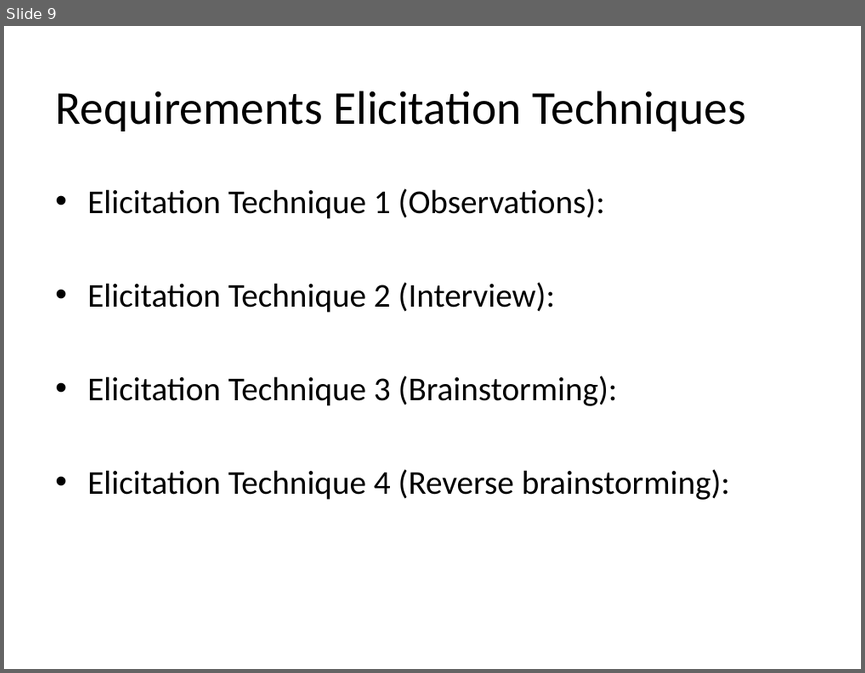
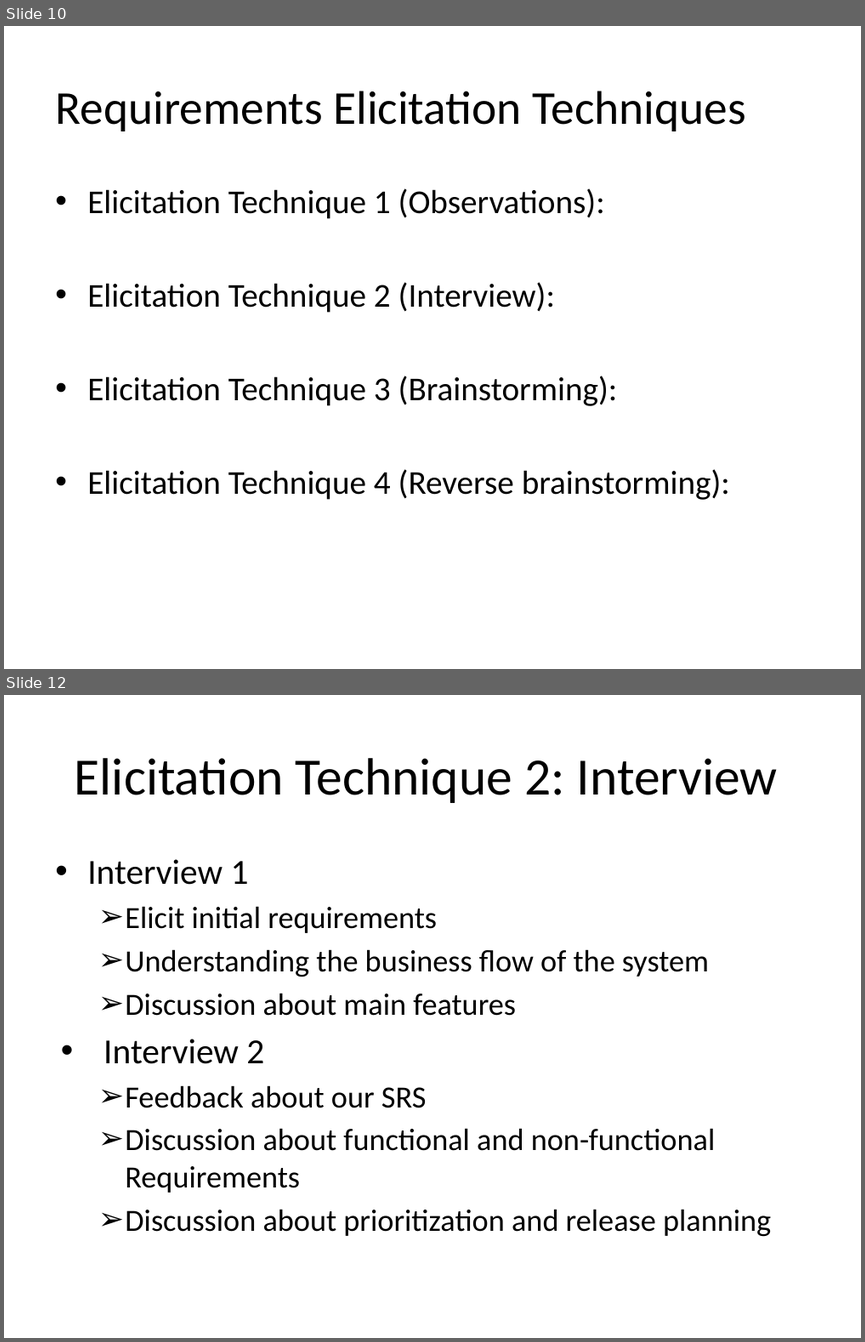
Before and after one commit to alihsn2010/REDocument, a slide deck: Software Requirement Engineering and product management.pptx. Shown one above the other, each under a label of ours: slide 9 before the commit, slides 10 and 12 after it; the slides between them are not shown. The pictures are 865x673 and 865x1342 pixels, drawn with LibreOffice and Linux fonts; fonts in the diff are those of the drawing. Boxes give left, top, right and bottom in pixels: in the first picture for what was removed or moved away, otherwise in the second. Text is boxed around its words. In the diff, an @@ line names an element or a change of style, - is before the commit and + after.

```diff
--- a/Software Requirement Engineering and product management.pptx
+++ b/Software Requirement Engineering and product management.pptx
@@ slide 12 added at [4, 695, 861, 1338], background #FFFFFF @@
@@ title added at [75, 758, 778, 803], 44 pt, text #000000 @@
+Elicitation Technique 2: Interview
@@ text added at [87, 859, 771, 1236], 25.9 pt, text #000000 @@
+• Interview 1
+  ➢ Elicit initial requirements
+  ➢ Understanding the business flow of the system
+  ➢ Discussion about main features
+• Interview 2
+  ➢ Feedback about our SRS
+  ➢ Discussion about functional and non-functional Requirements
+  ➢ Discussion about prioritization and release planning
@@ what was slide 9 is now slide 10 @@
```
Also in this commit, not shown: 4 slides changed, 20 other slides added, 2 slides removed.
